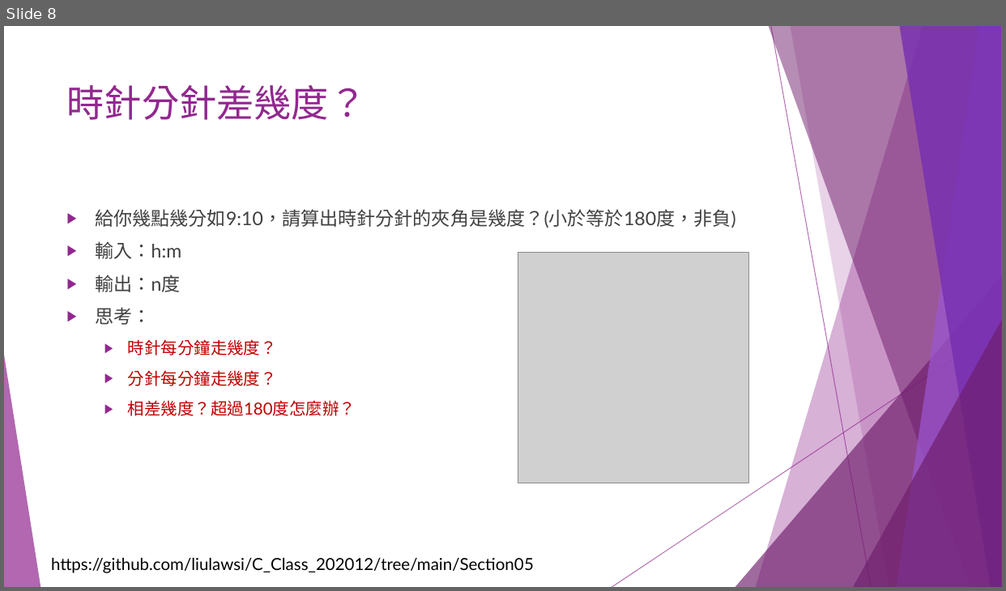
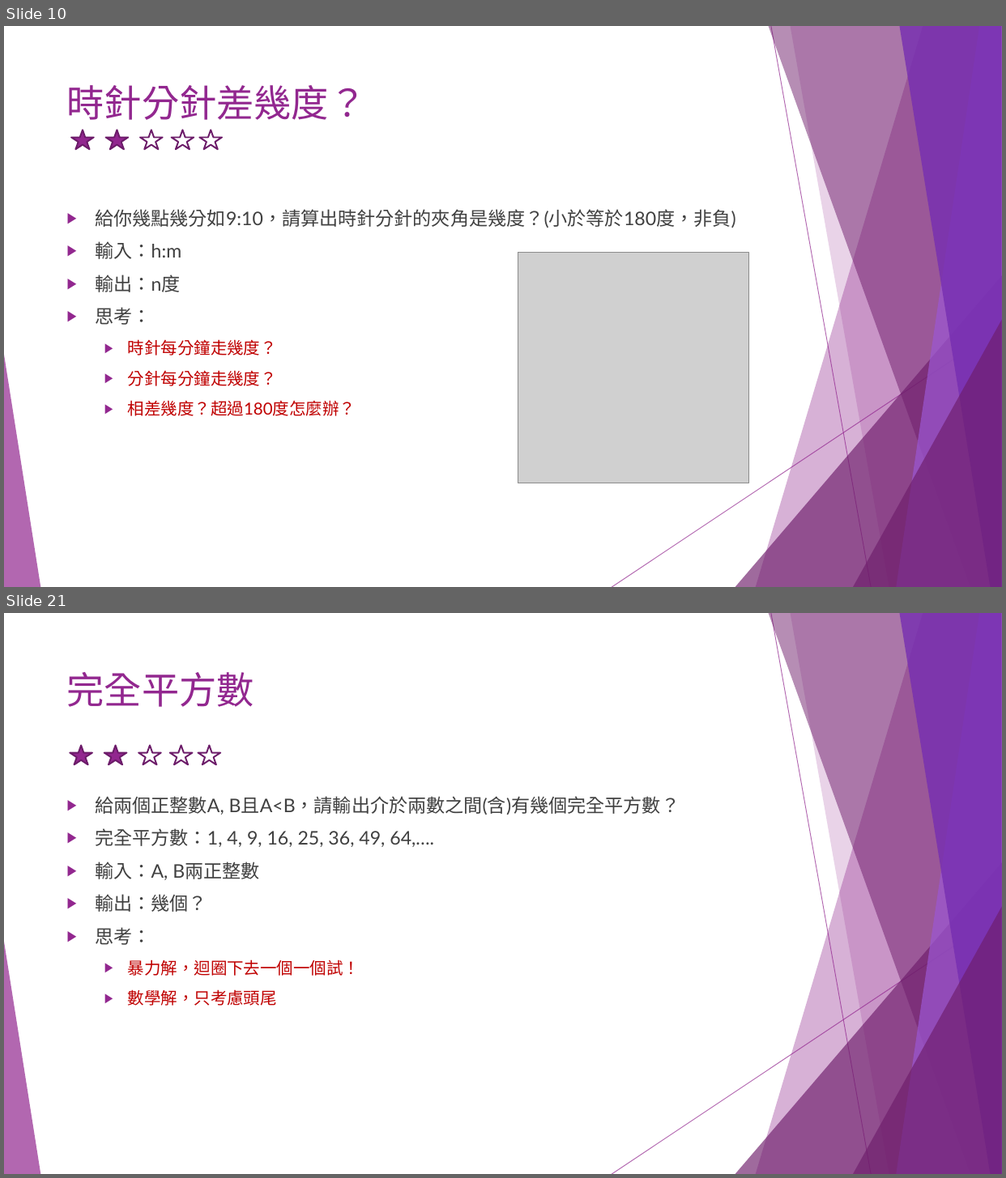
Before and after one commit to liulawsi/My_PPTs, a slide deck: CHING JIAN/C_Class/A1_邏輯思考訓練題.pptx. Shown one above the other, each under a label of ours: slide 8 before the commit, slides 10 and 21 after it; the slides between them are not shown. The pictures are 1006x591 and 1006x1178 pixels, drawn with LibreOffice and Linux fonts; fonts in the diff are those of the drawing; grey boxes stand for pictures. Boxes give left, top, right and bottom in pixels: in the first picture for what was removed or moved away, otherwise in the second. Text is boxed around its words. In the diff, an @@ line names an element or a change of style, - is before the commit and + after.

```diff
--- a/CHING JIAN/C_Class/A1_邏輯思考訓練題.pptx
+++ b/CHING JIAN/C_Class/A1_邏輯思考訓練題.pptx
@@ slide 21 added at bbox=[4, 613, 1002, 1174], background #FFFFFF; not listed: 10 template elements that a slide beside it also shows @@
@@ title added at bbox=[67, 672, 254, 707], 36 pt, text #92278F @@
+完全平方數
@@ star added at bbox=[70, 746, 92, 765], fill #92278F, outline #6C1D6A 1.5 pt @@
@@ star added at bbox=[104, 746, 127, 765], fill #92278F, outline #6C1D6A 1.5 pt @@
@@ star added at bbox=[138, 746, 161, 765], outline #6C1D6A 1.5 pt @@
@@ star added at bbox=[170, 746, 193, 765], outline #6C1D6A 1.5 pt @@
@@ star added at bbox=[198, 746, 220, 765], outline #6C1D6A 1.5 pt @@
@@ text added at bbox=[95, 796, 680, 1006], 18 pt, text #404040 @@
+▶ 給兩個正整數A, B且A<B，請輸出介於兩數之間(含)有幾個完全平方數？
+▶ 完全平方數：1, 4, 9, 16, 25, 36, 49, 64,….
+▶ 輸入：A, B兩正整數
+▶ 輸出：幾個？
+▶ 思考：
+  ▶ 暴力解，迴圈下去一個一個試！
+  ▶ 數學解，只考慮頭尾
@@ what was slide 8 is now slide 10 @@
@@ slide 10 changed as well @@
@@ star added at bbox=[71, 130, 94, 149], fill #92278F, outline #6C1D6A 1.5 pt @@
@@ star added at bbox=[106, 130, 128, 149], fill #92278F, outline #6C1D6A 1.5 pt @@
@@ star added at bbox=[140, 130, 163, 149], outline #6C1D6A 1.5 pt @@
@@ star added at bbox=[172, 130, 194, 149], outline #6C1D6A 1.5 pt @@
@@ star added at bbox=[199, 130, 222, 149], outline #6C1D6A 1.5 pt @@
@@ text removed at bbox=[51, 558, 534, 574] @@
-https://github.com/liulawsi/C_Class_202012/tree/main/Section05
```
Also in this commit, not shown: 7 other slides changed, 25 other slides added.
